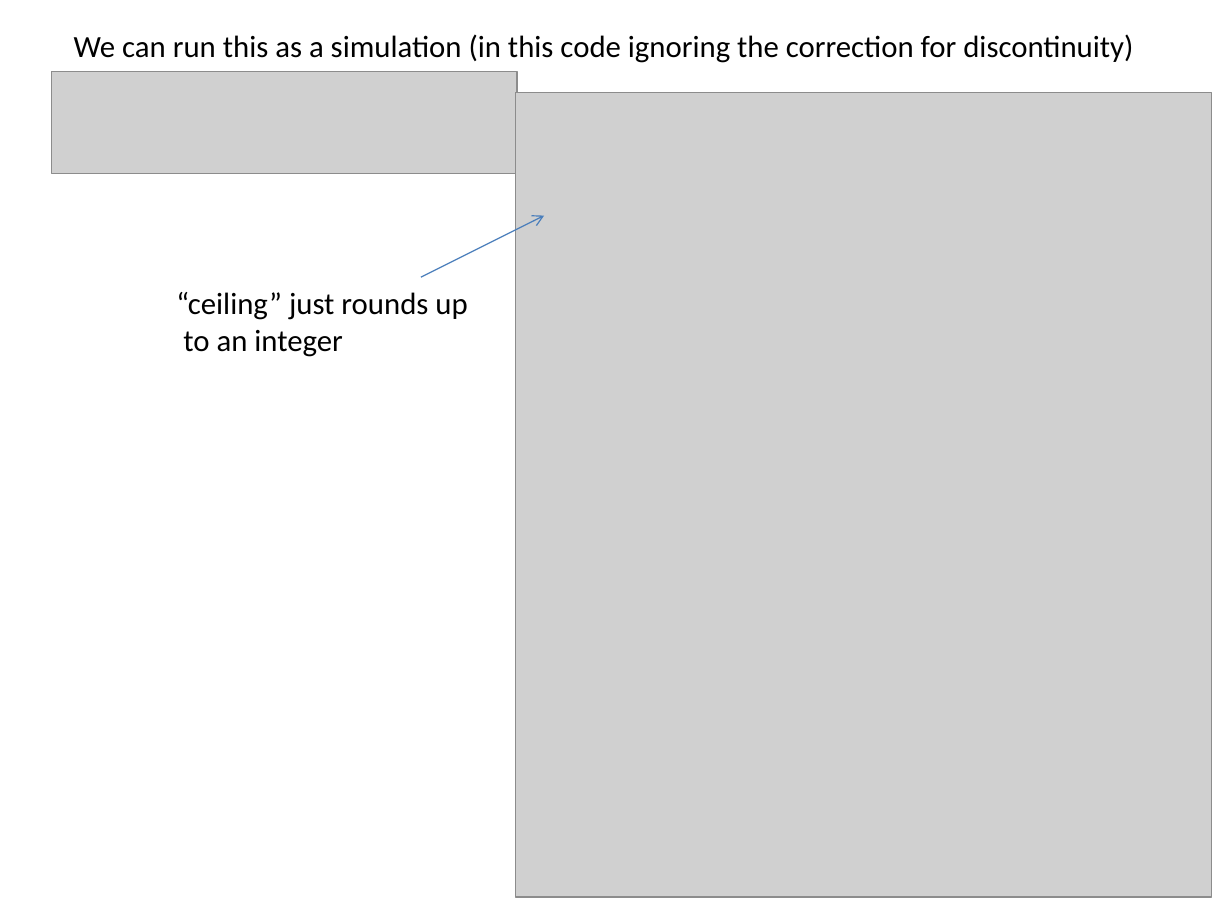
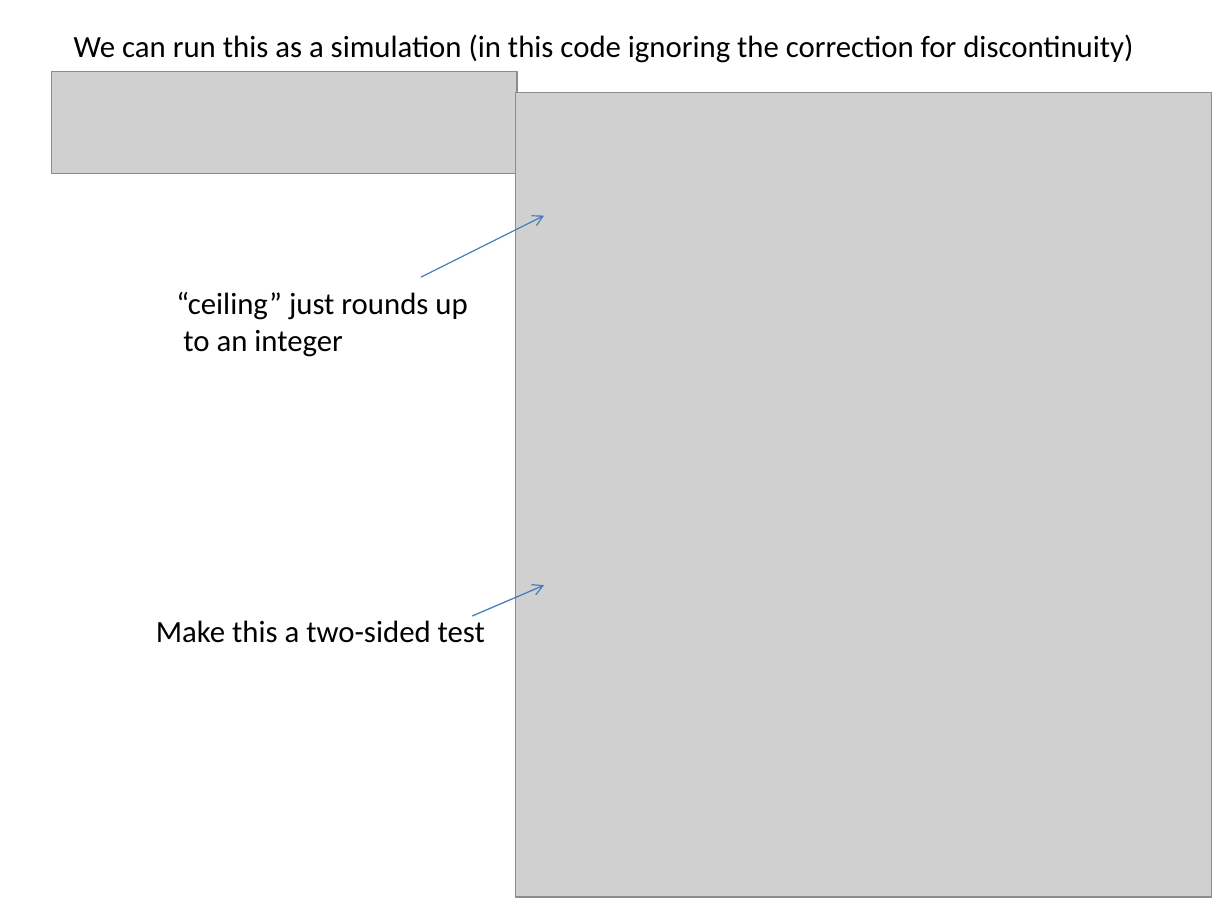
Before and after one commit to afodor/afodor.github.io, a slide deck: slide 19 of classes/stats2015/Lecture7.pptx. Drawn at 1232x924 pixels with LibreOffice and Linux fonts; fonts in the diff are those of the drawing; grey boxes stand for pictures. Boxes give left, top, right and bottom in pixels: in the first picture for what was removed or moved away, otherwise in the second. Text is boxed around its words. In the diff, an @@ line names an element or a change of style, - is before the commit and + after.

```diff
--- a/classes/stats2015/Lecture7.pptx
+++ b/classes/stats2015/Lecture7.pptx
@@ arrow added from (472, 616) to (545, 585), #4B7EBC 0.75 pt @@
@@ text added at (x1=156, y1=616, x2=485, y2=643), 18 pt, text #000000 @@
+Make this a two-sided test
```
Also in this commit, not shown: 6 other slides changed.
